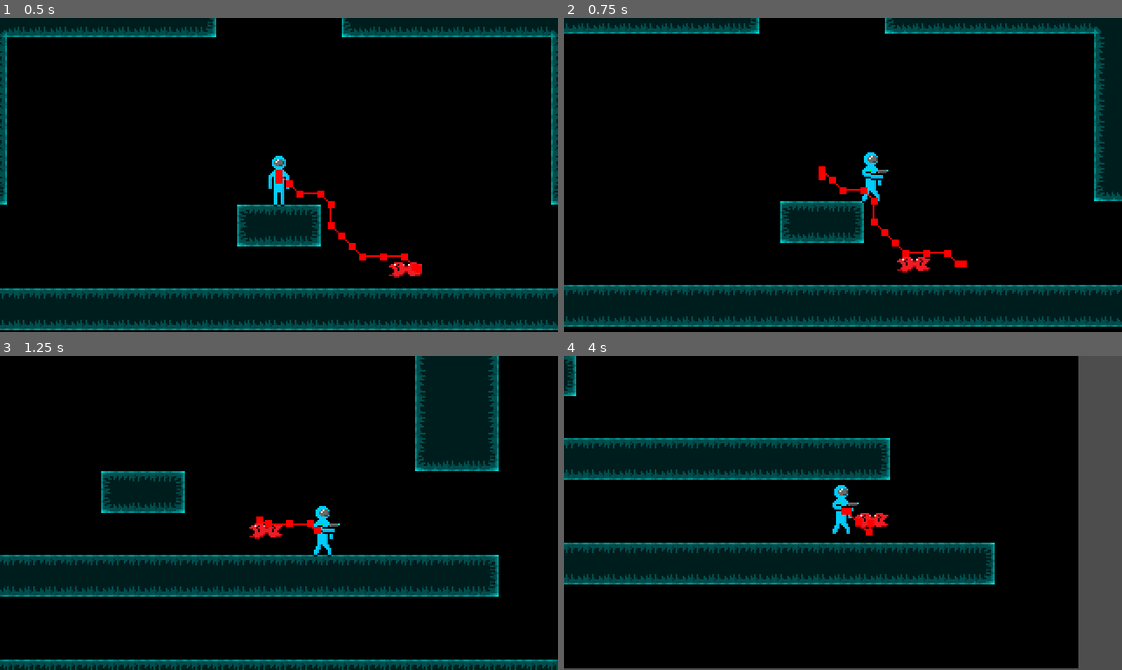
Above: before the commit, frames 1-4 (two rows, left to right).
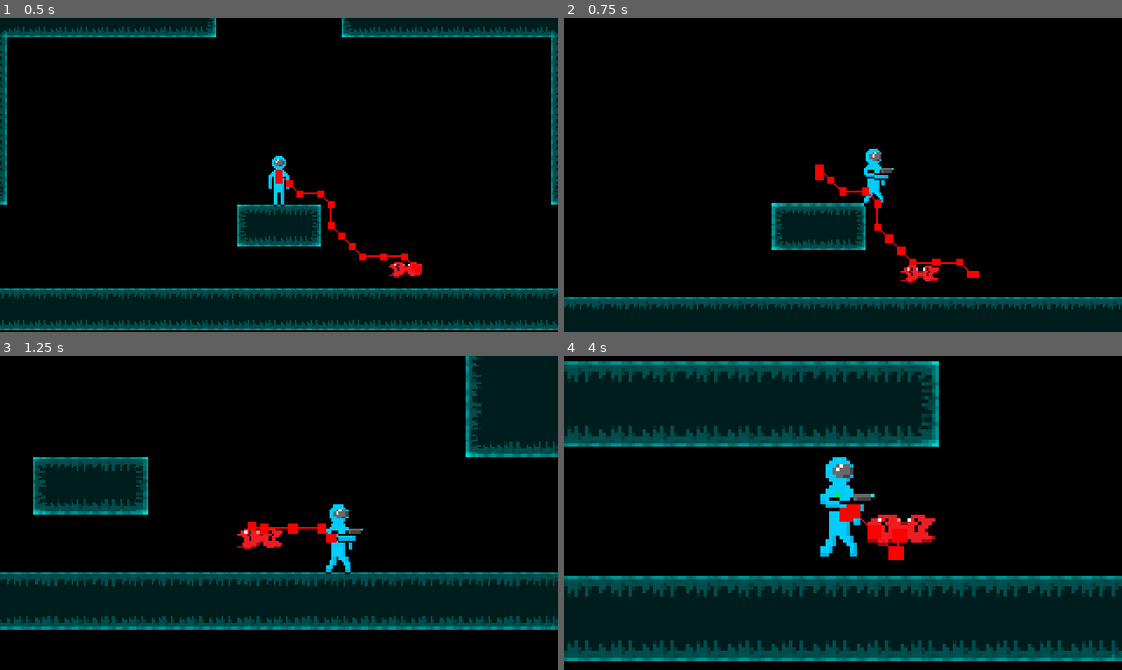
Above: after the commit, the same moments.

Repository: TheBlueRuby/GodotPlatformTest
Game: Godot game, scene res://Scenes/GameLoop.tscn
Same seed, same stepped clock (60 frames per second), same inputs: the game is played once before the commit and once after it.
Inputs (mouse positions are in pixels of both pictures, inside the frame that each line leads up to):
- Up to frame 1 (0.5 s): no input
- Up to frame 2 (0.75 s): move the mouse to (965, 159) at 0.52 s; hold Right (move_right) from 0.53 s (still down); hold Mouse wheel up (zoom_in, bound only after the commit) from 0.53 s (still down)
- Up to frame 3 (1.25 s): keep holding Right (move_right); keep holding Mouse wheel up (zoom_in, bound only after the commit); tap Mouse wheel down (zoom_out, bound only after the commit) at 0.8 s
- Up to frame 4 (4 s): move the mouse to (731, 528) at 1.27 s; release Mouse wheel up (zoom_in, bound only after the commit) at 1.28 s; tap Mouse wheel down (zoom_out, bound only after the commit) at 1.35, 2.3, 2.85, 3.8 s; tap Mouse wheel up (zoom_in, bound only after the commit) at 1.55, 3.05 s; move the mouse to (898, 443) at 2.02 s; release Right (move_right) at 2.03 s; hold Left (move_left) 2.03-2.78 s; hold Mouse wheel up (zoom_in, bound only after the commit) 2.03-2.78 s; move the mouse to (815, 575) at 2.77 s; hold Right (move_right) from 2.78 s (still down); move the mouse to (1010, 560) at 3.52 s; hold Mouse wheel up (zoom_in, bound only after the commit) from 3.53 s (still down)

Frame 1 is identical in both runs. In frame 2, 20% of the frame differs, in the area x 0-100%, y 0-100%; in frame 3, 38%; in frame 4, 66%.

Commit message:
camera zoom

Diff:
--- a/Scripts/CameraController.gd
+++ b/Scripts/CameraController.gd
@@ -7,6 +7,8 @@
 
 @export var speed = 150
 @export var lerp_factor = 5
+
+const zoom_amount = Vector2(0.01, 0.01);
 
 # Called when the node enters the scene tree for the first time.
 func _ready():
@@ -27,3 +29,10 @@
 
 	if position != target.position:
 		position = position.lerp(target.position, delta * lerp_factor)
+
+	if Input.is_action_pressed("zoom_in"):
+		zoom += zoom_amount
+	if Input.is_action_pressed("zoom_out") and (zoom - zoom_amount) > zoom_amount:
+		zoom -= zoom_amount
+	if Input.is_action_pressed("zoom_reset"):
+		zoom = Vector2.ONE
--- a/project.godot
+++ b/project.godot
@@ -52,6 +52,30 @@
 , Object(InputEventKey,"resource_local_to_scene":false,"resource_name":"","device":-1,"window_id":0,"alt_pressed":false,"shift_pressed":false,"ctrl_pressed":false,"meta_pressed":false,"pressed":false,"keycode":0,"physical_keycode":83,"key_label":0,"unicode":115,"echo":false,"script":null)
 ]
 }
+zoom_out={
+"deadzone": 0.5,
+"events": [Object(InputEventMouseButton,"resource_local_to_scene":false,"resource_name":"","device":-1,"window_id":0,"alt_pressed":false,"shift_pressed":false,"ctrl_pressed":false,"meta_pressed":false,"button_mask":0,"position":Vector2(0, 0),"global_position":Vector2(0, 0),"factor":1.0,"button_index":5,"canceled":false,"pressed":false,"double_click":false,"script":null)
+, Object(InputEventKey,"resource_local_to_scene":false,"resource_name":"","device":-1,"window_id":0,"alt_pressed":false,"shift_pressed":false,"ctrl_pressed":false,"meta_pressed":false,"pressed":false,"keycode":0,"physical_keycode":45,"key_label":0,"unicode":45,"echo":false,"script":null)
+]
+}
+zoom_in={
+"deadzone": 0.5,
+"events": [Object(InputEventMouseButton,"resource_local_to_scene":false,"resource_name":"","device":-1,"window_id":0,"alt_pressed":false,"shift_pressed":false,"ctrl_pressed":false,"meta_pressed":false,"button_mask":0,"position":Vector2(0, 0),"global_position":Vector2(0, 0),"factor":1.0,"button_index":4,"canceled":false,"pressed":false,"double_click":false,"script":null)
+, Object(InputEventKey,"resource_local_to_scene":false,"resource_name":"","device":-1,"window_id":0,"alt_pressed":false,"shift_pressed":false,"ctrl_pressed":false,"meta_pressed":false,"pressed":false,"keycode":0,"physical_keycode":61,"key_label":0,"unicode":61,"echo":false,"script":null)
+]
+}
+zoom_reset={
+"deadzone": 0.5,
+"events": [Object(InputEventMouseButton,"resource_local_to_scene":false,"resource_name":"","device":-1,"window_id":0,"alt_pressed":false,"shift_pressed":false,"ctrl_pressed":false,"meta_pressed":false,"button_mask":0,"position":Vector2(0, 0),"global_position":Vector2(0, 0),"factor":1.0,"button_index":3,"canceled":false,"pressed":false,"double_click":false,"script":null)
+, Object(InputEventKey,"resource_local_to_scene":false,"resource_name":"","device":-1,"window_id":0,"alt_pressed":false,"shift_pressed":false,"ctrl_pressed":false,"meta_pressed":false,"pressed":false,"keycode":0,"physical_keycode":4194317,"key_label":0,"unicode":0,"echo":false,"script":null)
+]
+}
+
+[layer_names]
+
+2d_physics/layer_1="Tiles"
+2d_physics/layer_2="Player"
+2d_physics/layer_3="Enemies"
 
 [physics]
 
